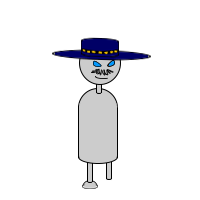
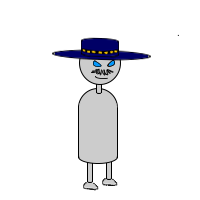
Layers edited between the first and the second w=200, h=200 image:
added layer "Foot (Left)" above "Foot (Right)" over (x1=83, y1=180, x2=115, y2=191)
added layer "Foot (Right)" above "Old Foot (Left Sole)" over (x1=102, y1=34, x2=179, y2=186)
renamed "Foot (Left Sole)" to "Old Foot (Left Sole)", hid it, painted on it over (x1=82, y1=181, x2=99, y2=189)
renamed "Foot (Left Ankle)" to "Old Foot (Left Ankle)", hid it, painted on it over (x1=82, y1=180, x2=98, y2=189)
